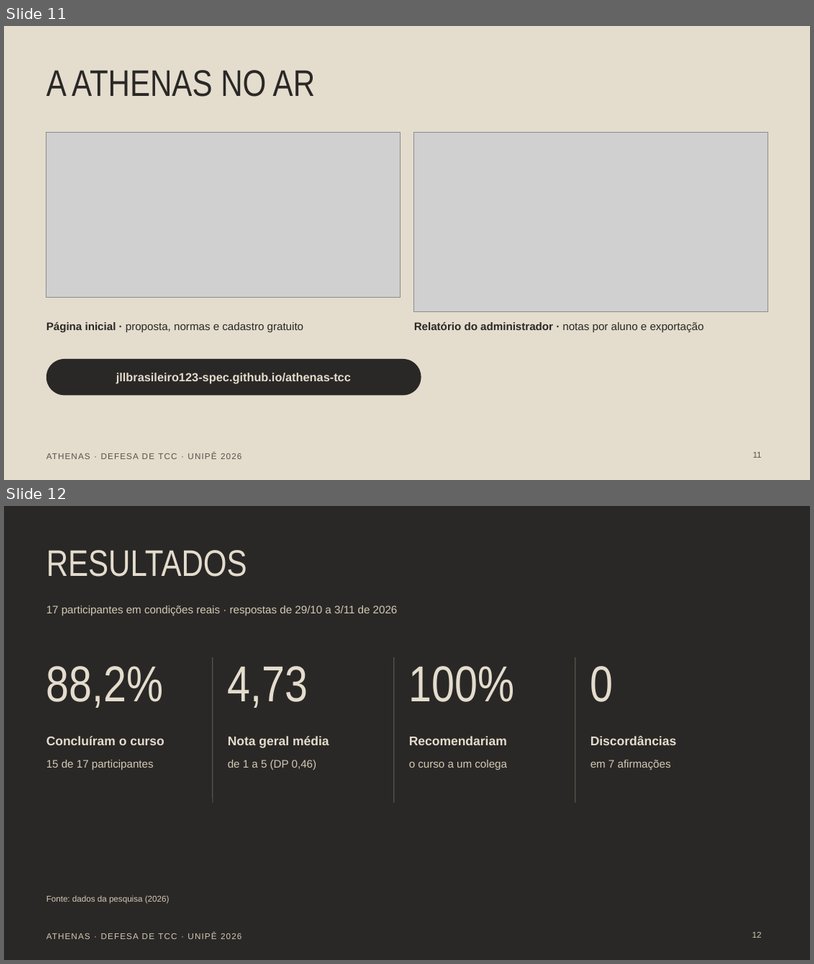
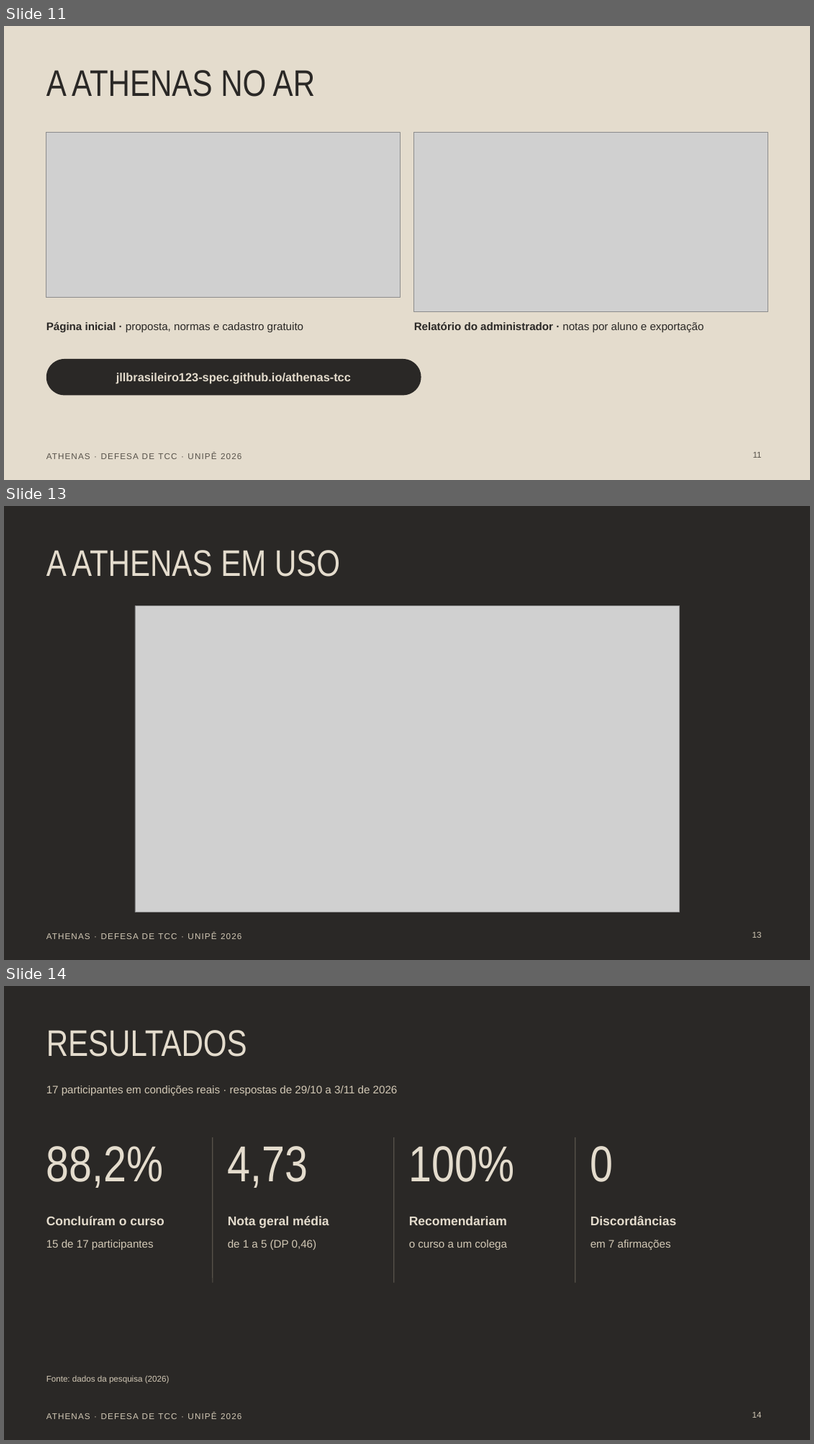
Before and after one commit to jllbrasileiro123-spec/athenas-tcc, a slide deck: docs/slides-apresentacao-tcc.pptx. Shown one above the other, each under a label of ours: slides 11 and 12 before the commit, slides 11, 13 and 14 after it; the slides between them are not shown. The pictures are 814x964 and 814x1444 pixels, drawn with LibreOffice and Linux fonts; fonts in the diff are those of the drawing; grey boxes stand for pictures. Boxes give left, top, right and bottom in pixels: in the first picture for what was removed or moved away, otherwise in the second. Text is boxed around its words. In the diff, an @@ line names an element or a change of style, - is before the commit and + after.

```diff
--- a/docs/slides-apresentacao-tcc.pptx
+++ b/docs/slides-apresentacao-tcc.pptx
@@ slide 13 added at bbox=[4, 506, 810, 960], background #2A2826; not listed: 1 template element that a slide beside it also shows @@
@@ title added at bbox=[46, 550, 340, 577], 44 pt, text #E4DCCD @@
+A ATHENAS EM USO
@@ picture added at bbox=[135, 606, 680, 912] @@
@@ page number added at bbox=[753, 932, 762, 937], 10 pt, text #D2C8B5 @@
+13
@@ what was slide 12 is now slide 14 @@
@@ page number at bbox=[753, 1412, 762, 1417]: text changed @@
-12
+14
```
Also in this commit, not shown: 1 slide changed, 1 other slide added, 4 other files.
